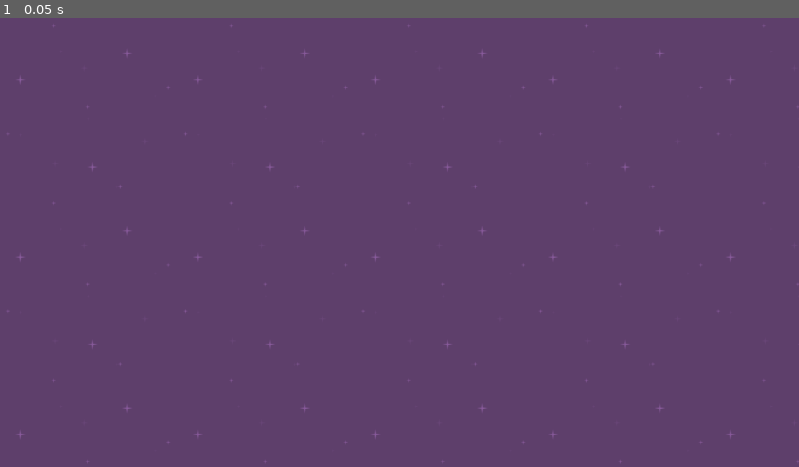
Above: before the commit, frame 1.
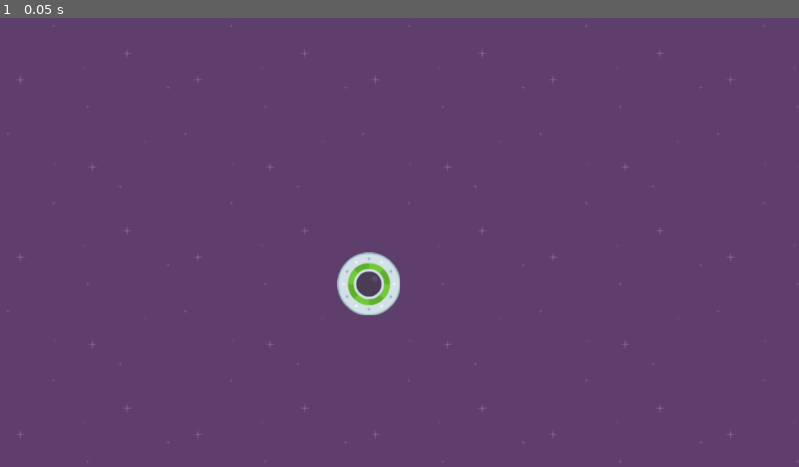
Above: after the commit, the same moment.

Repository: NamanGangwani/speedy-saucer
Game: Godot game, scene res://level_1.tscn
Same seed, same stepped clock (60 frames per second), same inputs: the game is played once before the commit and once after it.
Inputs:
- Up to frame 1 (0.05 s): no input

The runs differ from the first frame. In frame 1, 0.8% of the frame differs, in the area x 42-51%, y 52-67%.

Commit message:
added default scripts

Diff:
--- /dev/null
+++ b/level_1.gd
@@ -0,0 +1,11 @@
+extends Node2D
+
+
+# Called when the node enters the scene tree for the first time.
+func _ready() -> void:
+	pass # Replace with function body.
+
+
+# Called every frame. 'delta' is the elapsed time since the previous frame.
+func _process(delta: float) -> void:
+	pass
--- a/level_1.tscn
+++ b/level_1.tscn
@@ -1,11 +1,18 @@
 [gd_scene format=3 uid="uid://bdr5unkv10d4a"]
 
 [ext_resource type="Texture2D" uid="uid://g4oa6nsx7wo7" path="res://purple.png" id="1_3hls8"]
+[ext_resource type="Script" uid="uid://ch3ua14hh06ia" path="res://level_1.gd" id="1_hn12h"]
+[ext_resource type="PackedScene" uid="uid://r6a7bp8ap3po" path="res://player.tscn" id="2_hbghi"]
 
 [node name="Level1" type="Node2D" unique_id=1088423604]
+script = ExtResource("1_hn12h")
 
 [node name="Background" type="TextureRect" parent="." unique_id=2044973210]
+z_index = -100
 offset_right = 1152.0
 offset_bottom = 648.0
 texture = ExtResource("1_3hls8")
 stretch_mode = 1
+
+[node name="Player" parent="." unique_id=1642368741 instance=ExtResource("2_hbghi")]
+position = Vector2(532, 384)
--- /dev/null
+++ b/player.gd
@@ -0,0 +1,11 @@
+extends RigidBody2D
+
+
+# Called when the node enters the scene tree for the first time.
+func _ready() -> void:
+	pass # Replace with function body.
+
+
+# Called every frame. 'delta' is the elapsed time since the previous frame.
+func _process(delta: float) -> void:
+	pass
--- a/player.tscn
+++ b/player.tscn
@@ -1,10 +1,17 @@
 [gd_scene format=3 uid="uid://r6a7bp8ap3po"]
 
 [ext_resource type="Texture2D" uid="uid://d34otxnrdygcc" path="res://ufoGreen.png" id="1_4flbx"]
+[ext_resource type="Script" uid="uid://dywhtwgierwb" path="res://player.gd" id="1_onrkg"]
+
+[sub_resource type="CircleShape2D" id="CircleShape2D_4flbx"]
+radius = 45.22
 
 [node name="Player" type="RigidBody2D" unique_id=1642368741]
 gravity_scale = 0.0
+script = ExtResource("1_onrkg")
 
 [node name="Sprite2D" type="Sprite2D" parent="." unique_id=829106951]
-position = Vector2(585, 87)
 texture = ExtResource("1_4flbx")
+
+[node name="CollisionShape2D" type="CollisionShape2D" parent="." unique_id=899833765]
+shape = SubResource("CircleShape2D_4flbx")
Not shown, added: level_1.gd.uid
Not shown, added: player.gd.uid
